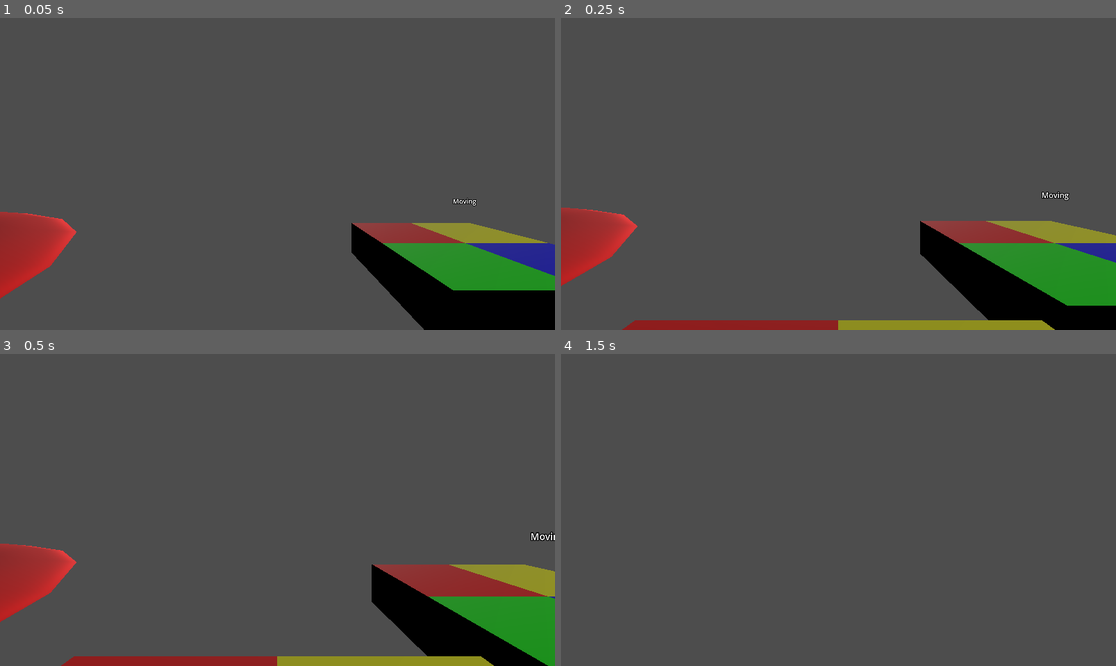
Above: before the commit, frames 1-4 (two rows, left to right).
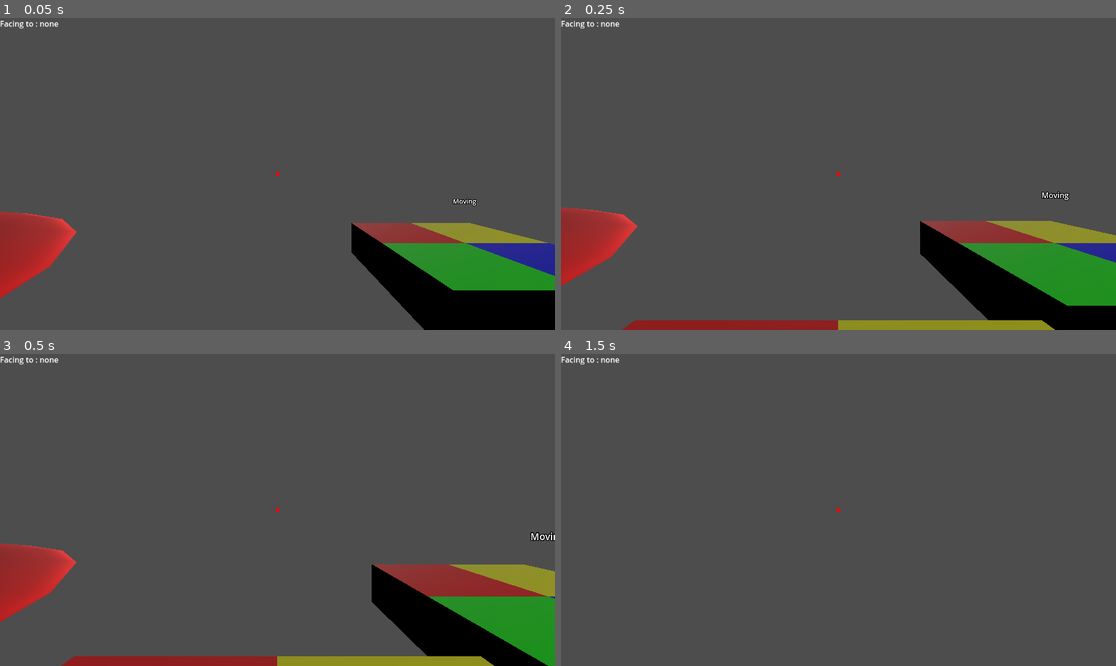
Above: after the commit, the same moments.

Repository: gongpha/gd4-simple-mat-footsteps
Game: Godot game, scene res://main.tscn
Two runs of this game, one before a commit and one after it. Both use one fixed random seed, a clock stepped at 60 frames per second and the inputs below.
Inputs (mouse positions are in pixels of both pictures, inside the frame that each line leads up to):
- Up to frame 1 (0.05 s): no input
- Up to frame 2 (0.25 s): no input
- Up to frame 3 (0.5 s): no input
- Up to frame 4 (1.5 s): move the mouse to (866, 510) at 0.52 s; hold W (move_forward) from 0.53 s (still down); tap Space (jump) at 0.77 s; tap Enter at 1.25 s; move the mouse to (810, 510) at 1.27 s

The runs differ from the first frame. In frame 1, 0.1% of the frame differs, in the area x 0-51%, y 0-51%; in frame 2, 0.1%; in frame 3, 0.1%; in frame 4, 0.1%.

Commit message:
add more example

Diff:
--- a/material_body.gd
+++ b/material_body.gd
@@ -1,7 +1,7 @@
 extends Node3D
 class_name MaterialBody
 
-const MATBODY_PHYSICS_LAYER := 1 << 2 # layer 2
+const MATBODY_PHYSICS_LAYER := 1 << 1 # layer 2
 
 var meshlib : Dictionary # < Mesh, [each surface convex] >
 var meshins : Array[MeshInstance3D]
--- a/player.gd
+++ b/player.gd
@@ -140,6 +140,20 @@
 	if Input.get_mouse_mode() != Input.MOUSE_MODE_CAPTURED :
 		return
 
+	var raycast3d : RayCast3D = %RayCast3D
+	# #################
+	var body : CollisionObject3D = raycast3d.get_collider()
+	if body :
+		var shapeidx : int = raycast3d.get_collider_shape()
+		var shape := body.shape_owner_get_owner(shapeidx)
+		if shape.has_meta(&'mb_mat') :
+			# detected a material
+			var mat : Material = shape.get_meta(&'mb_mat')
+			%matd.text = "Facing to : " + mat.resource_path
+	else :
+		%matd.text = "Facing to : none"
+	# #################
+
 	wishdir = (head if noclip else around).global_transform.basis * Vector3((
 		Input.get_axis(&"move_left", &"move_right")
 	), 0, (
--- a/player.tscn
+++ b/player.tscn
@@ -7,6 +7,13 @@
 
 [sub_resource type="BoxShape3D" id="BoxShape3D_68hgb"]
 size = Vector3(1, 0.175, 1)
+
+[sub_resource type="Gradient" id="Gradient_khs2o"]
+colors = PackedColorArray(1, 0, 0, 1, 1, 0, 0, 1)
+
+[sub_resource type="GradientTexture1D" id="GradientTexture1D_vub8u"]
+gradient = SubResource("Gradient_khs2o")
+width = 1
 
 [node name="player" type="CharacterBody3D"]
 collision_layer = 15
@@ -26,6 +33,11 @@
 [node name="cam" type="Camera3D" parent="around/head"]
 current = true
 
+[node name="RayCast3D" type="RayCast3D" parent="around/head/cam"]
+unique_name_in_owner = true
+target_position = Vector3(0, 0, -64)
+collision_mask = 2
+
 [node name="staircast" type="ShapeCast3D" parent="."]
 shape = SubResource("BoxShape3D_68hgb")
 target_position = Vector3(0, -0.688, 0)
@@ -36,3 +48,31 @@
 [node name="floorray" type="Marker3D" parent="."]
 unique_name_in_owner = true
 transform = Transform3D(1, 0, 0, 0, 1, 0, 0, 0, 1, 0, -0.75, 0)
+
+[node name="c" type="Control" parent="."]
+layout_mode = 3
+anchors_preset = 15
+anchor_right = 1.0
+anchor_bottom = 1.0
+grow_horizontal = 2
+grow_vertical = 2
+
+[node name="center" type="TextureRect" parent="c"]
+layout_mode = 1
+anchors_preset = 8
+anchor_left = 0.5
+anchor_top = 0.5
+anchor_right = 0.5
+anchor_bottom = 0.5
+offset_left = -4.0
+offset_top = -4.0
+offset_right = 4.0
+offset_bottom = 4.0
+grow_horizontal = 2
+grow_vertical = 2
+texture = SubResource("GradientTexture1D_vub8u")
+
+[node name="matd" type="Label" parent="."]
+unique_name_in_owner = true
+offset_right = 40.0
+offset_bottom = 23.0
Not shown: 1 places in player.tscn that only renumber resources
